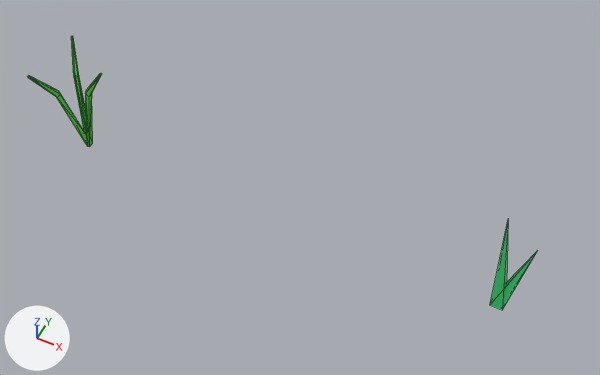
The glTF model src/main/resources/grass1.glb as it was, and as the next commit left it.
Before and after are seen from a 50 mm lens placed at (2.26, -4.08, 5.59), pointed at (0.23, 0.0, 0.5). Lighting does not change. The marker at lower left points along +X, +Y and +Z. Mesh edges are drawn as thin lines. Where no turn or scale is listed for an object, it has been applied to the vertices. Vertices at the same position are counted once.
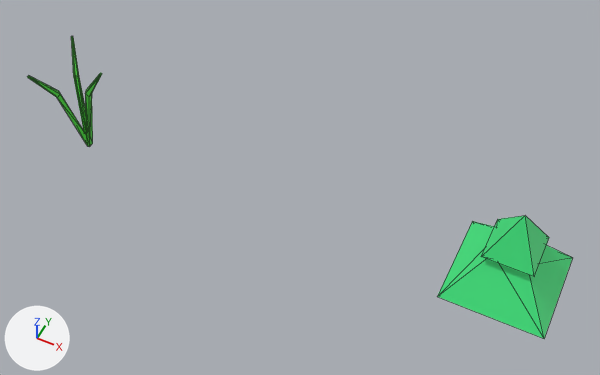
Patch to the scene script:
```diff
--- a/src/main/resources/grass1.glb.py
+++ b/src/main/resources/grass1.glb.py
@@ me_grass2 @@
 # used by ob_cube_001; location = (2.0, 0.0, 0.0)
-me_grass2.from_pydata(...)  # 6 vertices, 10 faces; spans x -0.108..0.157, y -0.052..0.052, z 0.0..1.0
+me_grass2.from_pydata(...)  # 21 vertices, 38 faces; spans x -0.411..0.411, y -0.411..0.411, z 0.0..1.09
+# me_grass2 part 1
+# 2 vertices are removed from x -0.108..0.157, y 0.0..0.02, z 0.765..1.0
+# 10 faces are deleted
+# 17 vertices are added at x -0.411..0.411, y -0.411..0.411, z 0.356..1.09
+# 38 new faces join them
 me_grass2.materials.append(mat_material_001)
```

Location of each change, (x1, y1, x2, y2) in pixels of the pictures (600 x 375 px):
'Cube.001', reshaped (180% wider, 40% taller): before (490, 222, 538, 310); after (437, 215, 573, 339)
